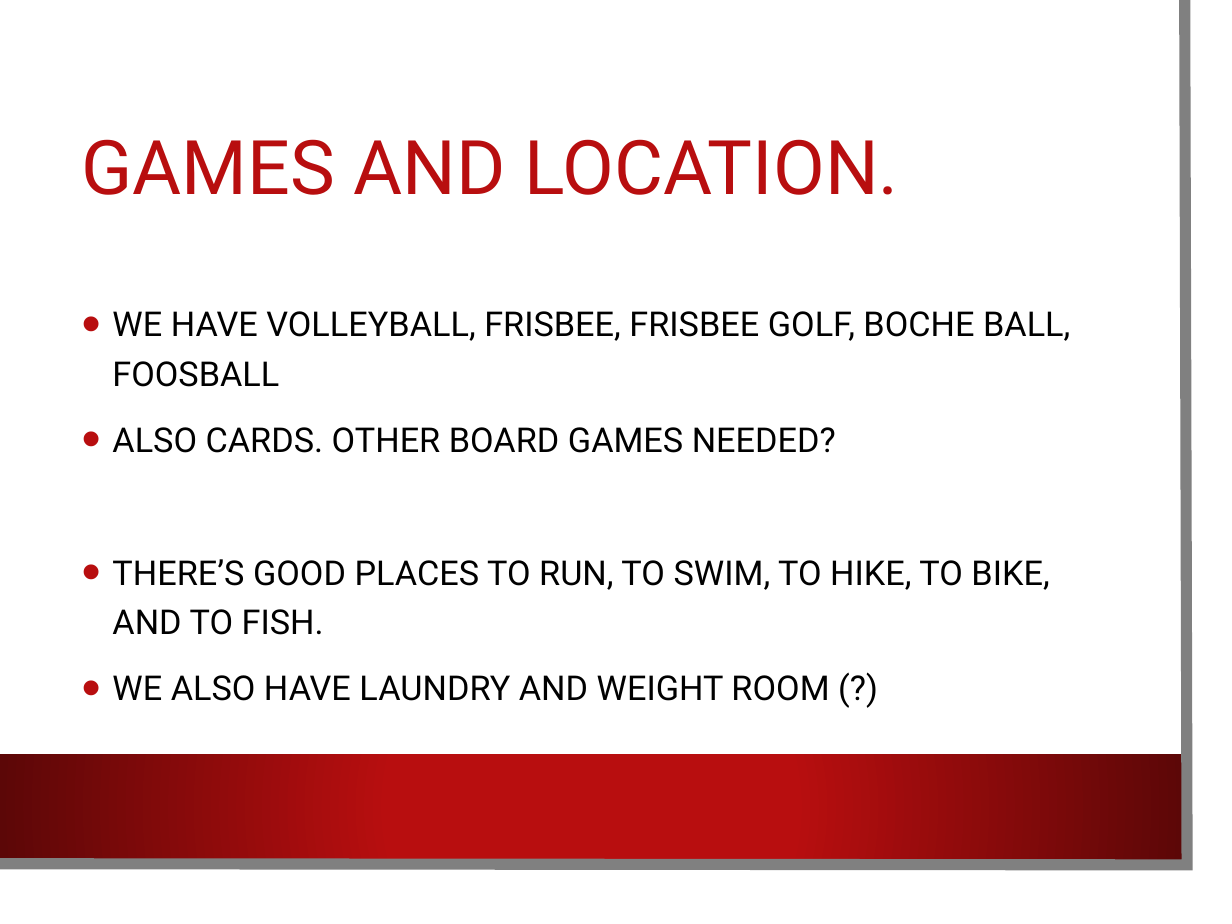
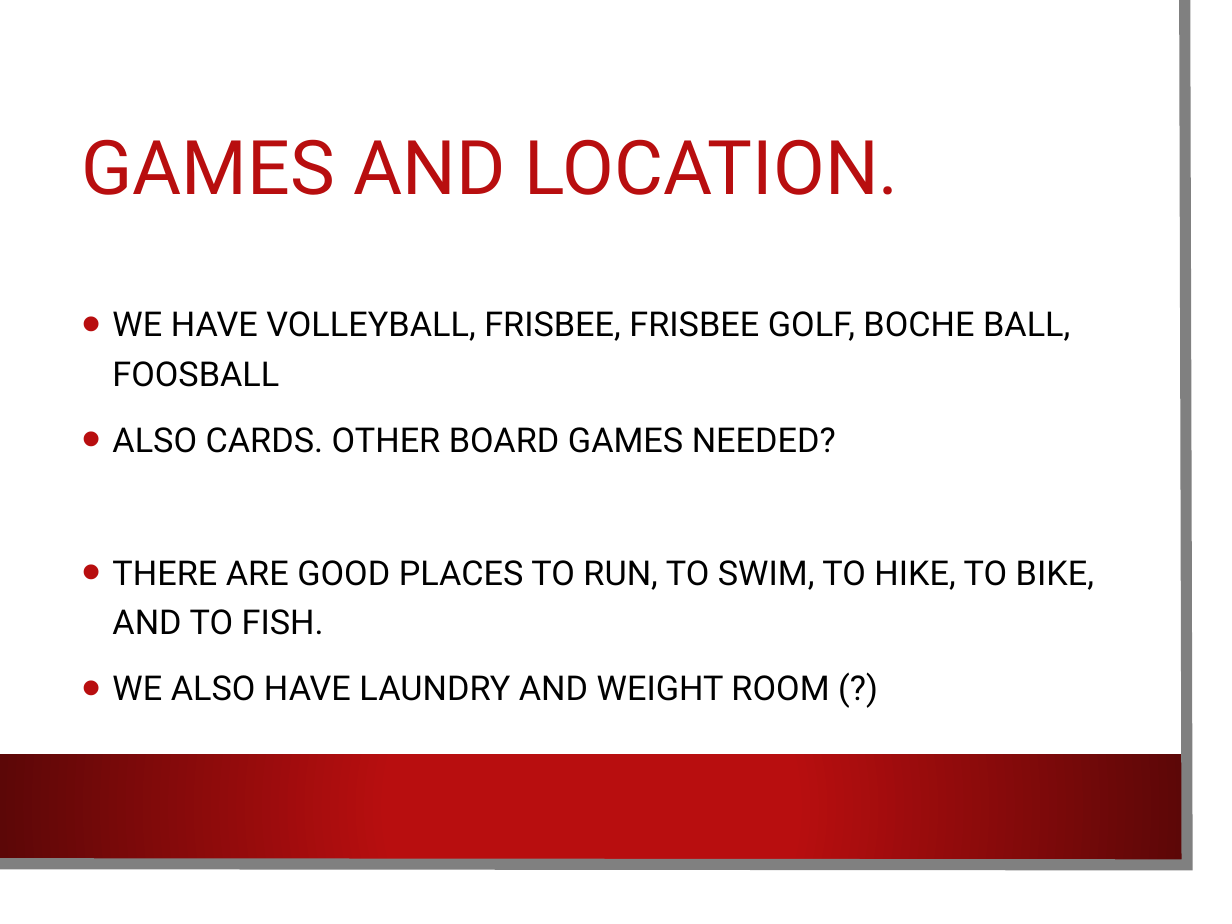
Before and after one commit to ngs-docs/angus, a slide deck: slide 16 of _static/2016-lecture1-welcome.pptx. Drawn at 1232x924 pixels with LibreOffice and Linux fonts; fonts in the diff are those of the drawing; background and template pictures are left out. Boxes give left, top, right and bottom in pixels: in the first picture for what was removed or moved away, otherwise in the second. Text is boxed around its words. In the diff, an @@ line names an element or a change of style, - is before the commit and + after.

```diff
--- a/_static/2016-lecture1-welcome.pptx
+++ b/_static/2016-lecture1-welcome.pptx
@@ text at <box>112,560,1094,635</box>: text changed @@
-• THERE’S GOOD PLACES TO RUN, TO SWIM, TO HIKE, TO BIKE, AND TO FISH.
+• THERE ARE GOOD PLACES TO RUN, TO SWIM, TO HIKE, TO BIKE, AND TO FISH.
```
Also in this commit, not shown: 2 other slides changed, 2 slides added, 3 slides removed, 10 other files.
